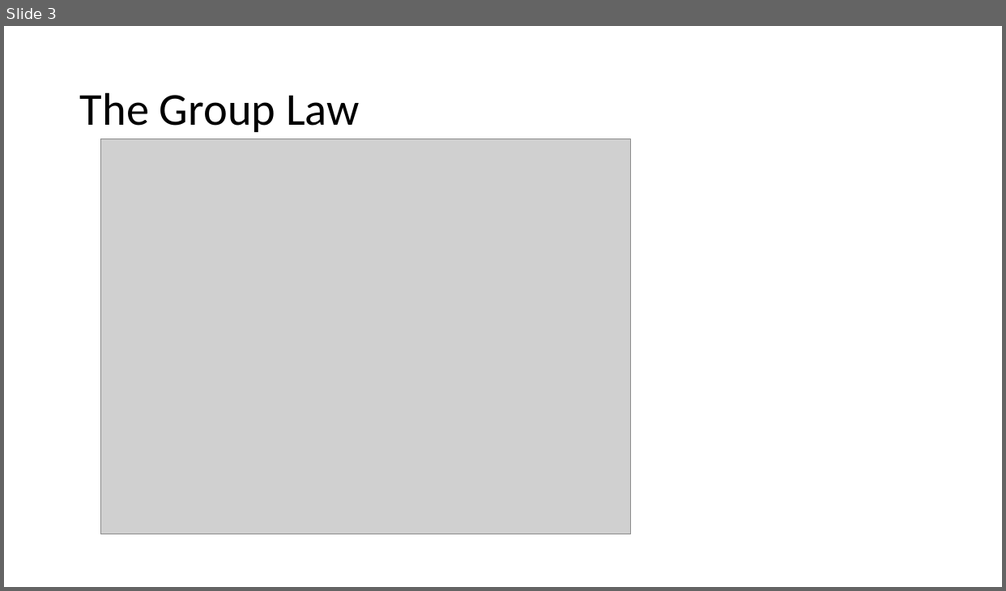
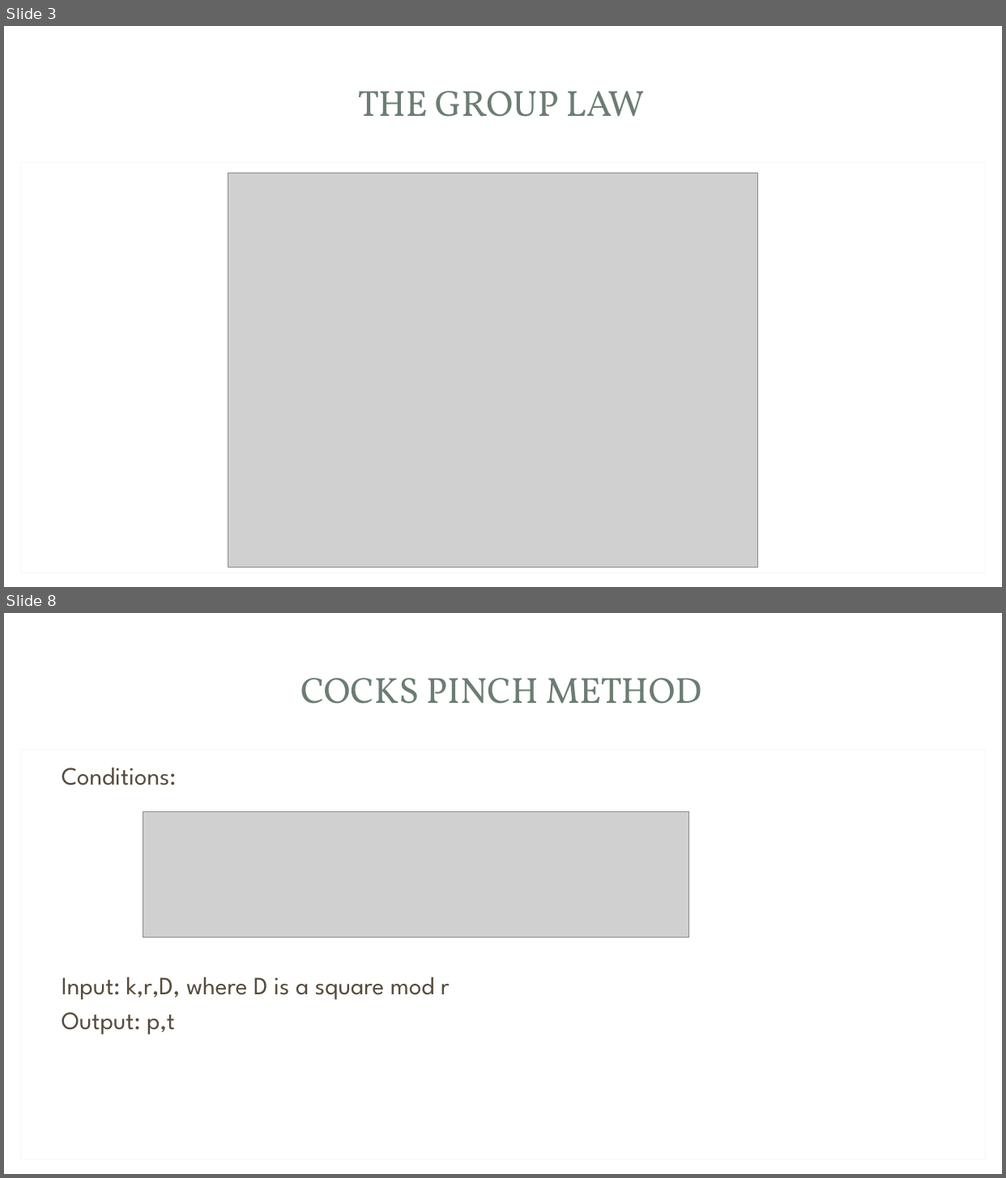
Before and after one commit to Srizzle/CS276-Project-Writeup, a slide deck: Presentation.ppt.pptx. Shown one above the other, each under a label of ours: slide 3 before the commit, slides 3 and 8 after it; the slides between them are not shown. The pictures are 1006x591 and 1006x1178 pixels, drawn with LibreOffice and Linux fonts; fonts in the diff are those of the drawing; grey boxes stand for pictures; background and template pictures are left out. Boxes give left, top, right and bottom in pixels: in the first picture for what was removed or moved away, otherwise in the second. Text is boxed around its words. In the diff, an @@ line names an element or a change of style, - is before the commit and + after.

```diff
--- a/Presentation.ppt.pptx
+++ b/Presentation.ppt.pptx
@@ slide 8 added at box(4, 613, 1002, 1174), background picture (left out); not listed: 3 template elements that a slide beside it also shows @@
@@ title added at box(300, 678, 702, 704), 35 pt, text #6B7D72 @@
+COCKS PINCH METHOD
@@ rectangle added at box(21, 749, 986, 1161), fill #FFFFFF, outline #F7F7F7 0.75 pt @@
@@ text added at box(62, 768, 450, 1035), 24 pt, text #564B3C @@
+Conditions:
+Input: k,r,D, where D is a square mod r
+Output: p,t
@@ picture added at box(143, 812, 689, 938) @@
@@ slide 3 changed as well @@
@@ rounded rectangle added at box(14, 34, 992, 580), fill #FFFFFF @@
@@ rectangle added at box(34, 49, 972, 157), fill #FFFFFF at 83% opacity @@
@@ rectangle added at box(44, 57, 959, 148), fill #FFFFFF @@
@@ title at box(358, 91, 645, 117): text changed; size 44 to 35 pt; font Calibri to Vollkorn; text colour #000000 to #6B7D72 @@
-The Group Law
+THE GROUP LAW
@@ rectangle added at box(21, 162, 986, 574), fill #FFFFFF, outline #F7F7F7 0.75 pt @@
@@ picture: place and size @@
-picture at box(100, 139, 631, 535)
+picture at box(228, 173, 758, 569)
```
Also in this commit, not shown: 8 other slides changed.
